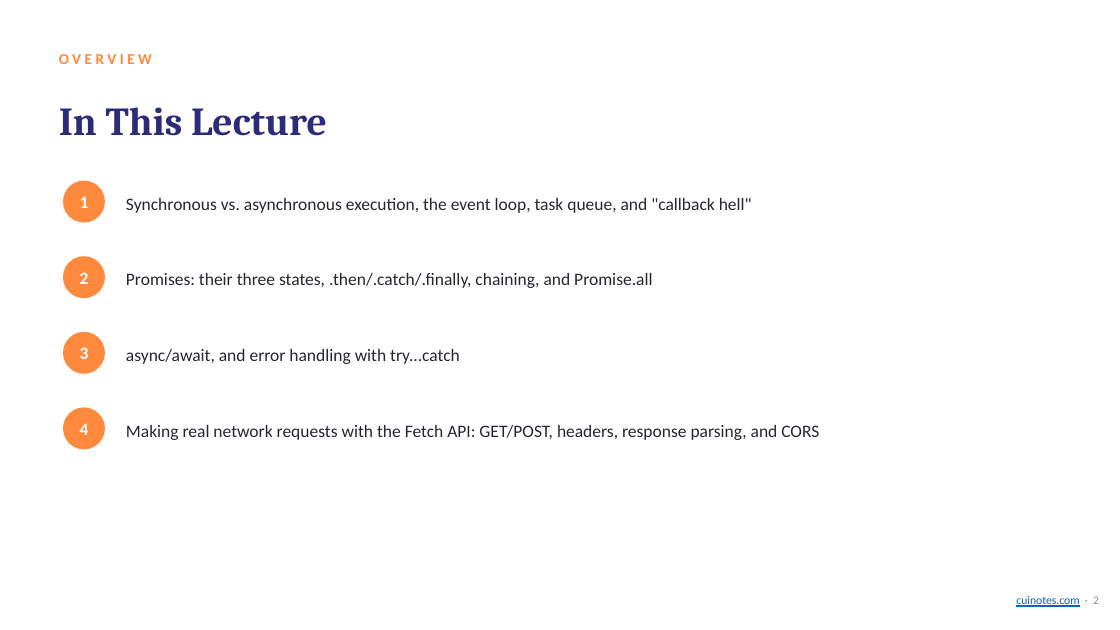
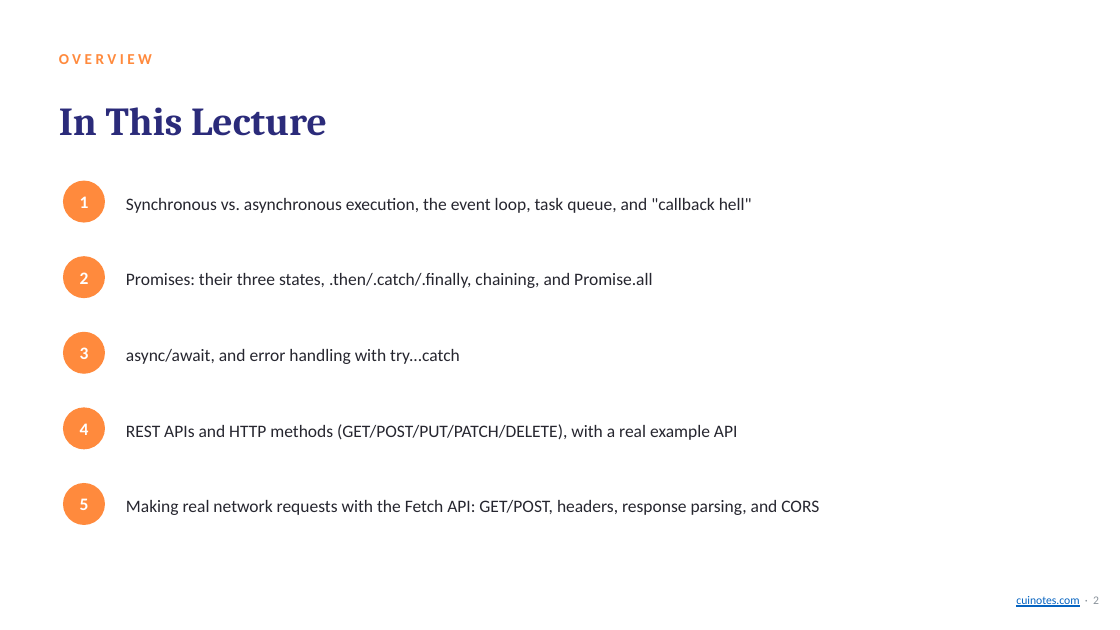
Before and after one commit to mua22/mern-web-book, a slide deck: slide 2 of slides/CSC336-Lecture-15-Async-JavaScript-Promises-and-Fetch.pptx. Drawn at 1120x630 pixels with LibreOffice and Linux fonts; fonts in the diff are those of the drawing. Boxes give left, top, right and bottom in pixels: in the first picture for what was removed or moved away, otherwise in the second. Text is boxed around its words. In the diff, an @@ line names an element or a change of style, - is before the commit and + after.

```diff
--- a/slides/CSC336-Lecture-15-Async-JavaScript-Promises-and-Fetch.pptx
+++ b/slides/CSC336-Lecture-15-Async-JavaScript-Promises-and-Fetch.pptx
@@ text added at box(126, 424, 738, 440), 15 pt, text #26262F @@
+REST APIs and HTTP methods (GET/POST/PUT/PATCH/DELETE), with a real example API
@@ text "Making real network requests with ...": place and size @@
-text "Making real network requests with ..." at box(126, 425, 819, 440)
+text "Making real network requests with ..." at box(126, 500, 819, 515)
@@ ellipse added at box(63, 483, 105, 525), fill #FF8A3D @@
@@ text added at box(80, 498, 89, 510), 15 pt, text #FFFFFF, bold @@
+5
```
Also in this commit, not shown: 12 other slides changed, 3 slides added, 11 other files.
